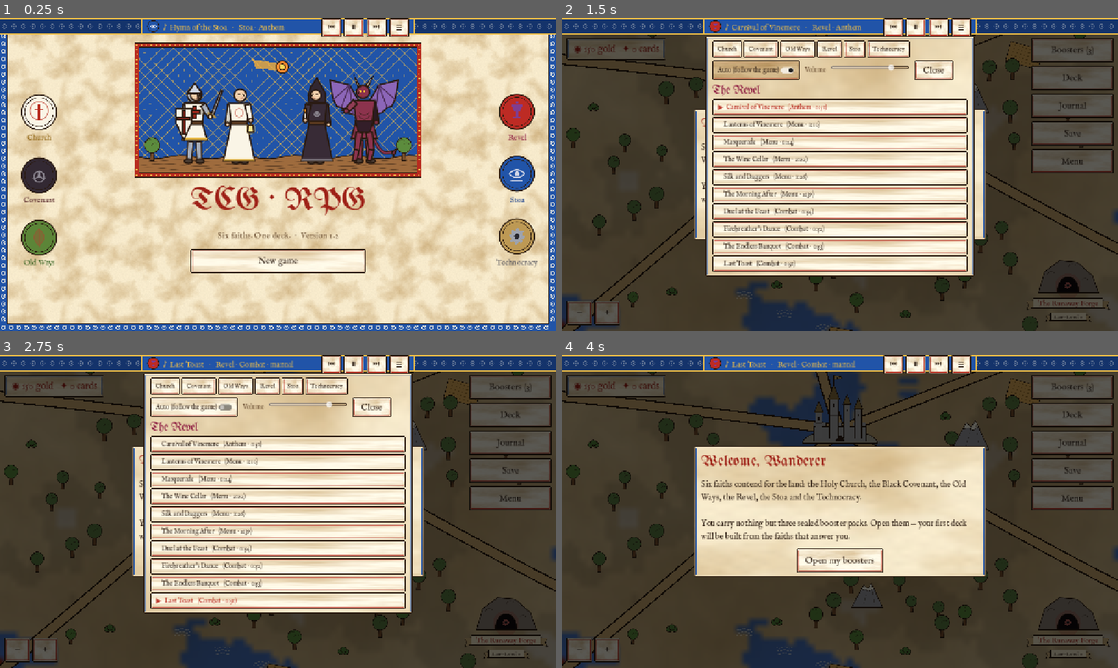
Above: before the commit, frames 1-4 (two rows, left to right).
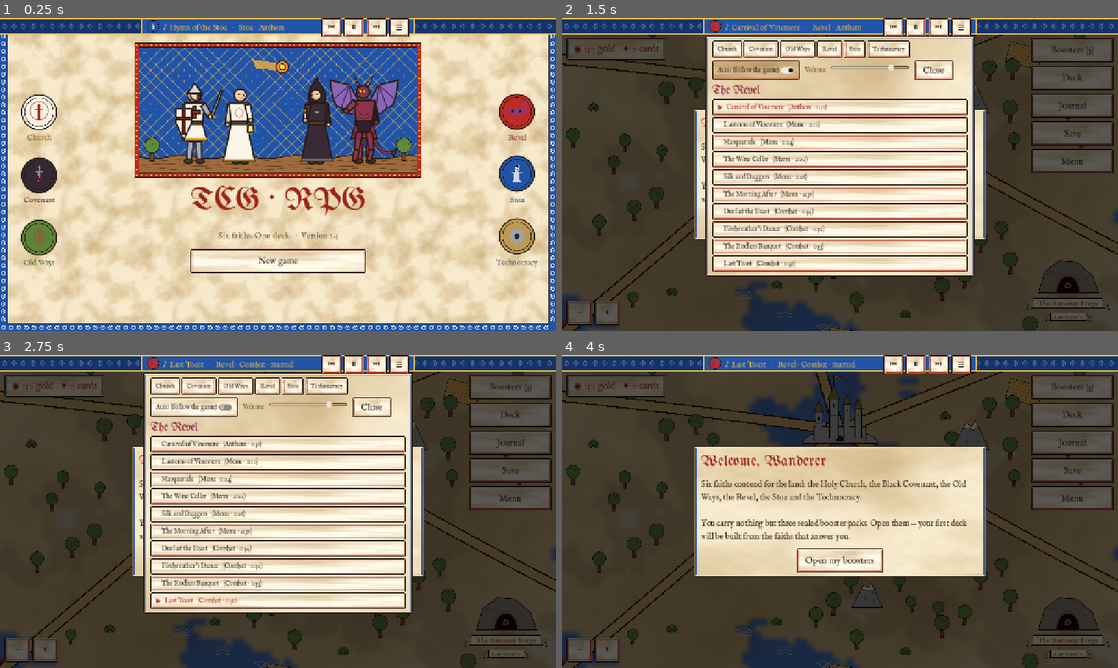
Above: after the commit, the same moments.

Repository: cavaleirobrancopensante/TCG-RPG
Game: Godot game, scene res://scenes/main.tscn
Two runs of this game, one before a commit and one after it. Both use one fixed random seed, a clock stepped at 60 frames per second and the inputs below.
Inputs:
- Up to frame 1 (0.25 s): no input
- Up to frame 2 (1.5 s): click "New game" at 0.5 s; click "♪ Carnival of Vinemere · Reve…" at 1.25 s
- Up to frame 3 (2.75 s): click "The Endless Banquet (Combat ·…" at 2 s
- Up to frame 4 (4 s): click "The Endless Banquet (Combat ·…" at 2.75 s; click "♪ Last Toast · Revel · Combat…" at 3.5 s

The runs differ from the first frame. In frame 1, 0.4% of the frame differs, in the area x 5-95%, y 1-71%; in frame 2, less than 0.1%; in frame 3, less than 0.1%; in frame 4, less than 0.1%.

Commit message:
Version 1.3: new faith sigils
- Black Covenant: bloody dagger, point down
- Revel: masquerade half-mask with ribbons and plume
- Stoa: column with an owl perched on top
- tests/sigils.tscn renders all sigils at every size used in the game

Co-Authored-By: Claude Opus 5.5 <noreply@anthropic.com>
Claude-Session: https://claude.ai/code/session_01HitH66itUkjde1DxHgtaC5

Diff:
--- a/project.godot
+++ b/project.godot
@@ -12,7 +12,7 @@
 
 config/name="TCG-RPG"
 config/description="A card-battle RPG: MTG-style rules, Yu-Gi-Oh!-style summons, open world."
-config/version="1.2"
+config/version="1.3"
 run/main_scene="res://scenes/main.tscn"
 config/features=PackedStringArray("4.7", "GL Compatibility")
 
--- a/scripts/ui/ui_kit.gd
+++ b/scripts/ui/ui_kit.gd
@@ -156,11 +156,20 @@
 			ci.draw_arc(c + Vector2(0, -r * 0.15), r * 0.95, 0, TAU, 40, Color(col, col.a * 0.6), width * 0.7, true)
 			ci.draw_rect(Rect2(c.x - r * 0.12, c.y - r * 0.8, r * 0.24, r * 1.6), col)
 			ci.draw_rect(Rect2(c.x - r * 0.5, c.y - r * 0.38, r * 1.0, r * 0.22), col)
-		"abyss":     # horned circle
-			ci.draw_arc(c + Vector2(0, r * 0.15), r * 0.55, 0, TAU, 32, col, width, true)
-			ci.draw_arc(c + Vector2(-r * 0.55, -r * 0.2), r * 0.55, -PI * 0.15, PI * 0.55, 16, col, width, true)
-			ci.draw_arc(c + Vector2(r * 0.55, -r * 0.2), r * 0.55, PI * 0.45, PI * 1.15, 16, col, width, true)
-			ci.draw_circle(c + Vector2(0, r * 0.15), r * 0.14, col)
+		"abyss":     # bloody dagger, point down
+			var blood := Color(0.55, 0.02, 0.05, col.a)
+			ci.draw_circle(c + Vector2(0, -r * 0.86), r * 0.12, col)                         # pommel
+			ci.draw_rect(Rect2(c.x - r * 0.07, c.y - r * 0.78, r * 0.14, r * 0.34), col)      # grip
+			ci.draw_rect(Rect2(c.x - r * 0.42, c.y - r * 0.46, r * 0.84, r * 0.12), col)      # crossguard
+			ci.draw_colored_polygon(PackedVector2Array([c + Vector2(-r * 0.15, -r * 0.34), c + Vector2(r * 0.15, -r * 0.34),
+				c + Vector2(r * 0.10, r * 0.55), c + Vector2(0, r * 0.85), c + Vector2(-r * 0.10, r * 0.55)]), col)   # blade
+			ci.draw_line(c + Vector2(0, -r * 0.30), c + Vector2(0, r * 0.62), Color(0, 0, 0, col.a * 0.35), maxf(1.0, width * 0.4))
+			# blood running down the blade and dripping from the point
+			ci.draw_colored_polygon(PackedVector2Array([c + Vector2(-r * 0.11, r * 0.30), c + Vector2(r * 0.11, r * 0.30),
+				c + Vector2(r * 0.07, r * 0.58), c + Vector2(0, r * 0.85), c + Vector2(-r * 0.07, r * 0.58)]), blood)
+			ci.draw_line(c + Vector2(-r * 0.06, r * 0.05), c + Vector2(-r * 0.06, r * 0.32), blood, maxf(1.0, width * 0.6))
+			ci.draw_circle(c + Vector2(0, r * 1.0), r * 0.08, blood)
+			ci.draw_circle(c + Vector2(0, r * 0.94), r * 0.05, blood)
 		"wild":      # leaf with vein
 			var pts := PackedVector2Array()
 			for i in 21:
@@ -174,19 +183,58 @@
 			ci.draw_colored_polygon(pts, Color(col, col.a * 0.55))
 			ci.draw_polyline(pts + PackedVector2Array([pts[0]]), col, width * 0.6, true)
 			ci.draw_line(c + Vector2(0, -r * 0.8), c + Vector2(0, r * 0.95), col, width * 0.7, true)
-		"revel":     # chalice
-			var cup := PackedVector2Array([
-				c + Vector2(-r * 0.6, -r * 0.7), c + Vector2(r * 0.6, -r * 0.7),
-				c + Vector2(r * 0.35, -r * 0.1), c + Vector2(-r * 0.35, -r * 0.1)])
-			ci.draw_colored_polygon(cup, col)
-			ci.draw_rect(Rect2(c.x - r * 0.08, c.y - r * 0.1, r * 0.16, r * 0.6), col)
-			ci.draw_rect(Rect2(c.x - r * 0.4, c.y + r * 0.5, r * 0.8, r * 0.16), col)
-			ci.draw_circle(c + Vector2(0, -r * 0.95), r * 0.12, col)
-		"lyceum":    # eye of reason
-			ci.draw_arc(c + Vector2(0, r * 0.55), r * 0.95, PI * 1.2, PI * 1.8, 20, col, width, true)
-			ci.draw_arc(c + Vector2(0, -r * 0.55), r * 0.95, PI * 0.2, PI * 0.8, 20, col, width, true)
-			ci.draw_circle(c, r * 0.24, col)
-			ci.draw_line(c + Vector2(-r * 0.6, r * 0.75), c + Vector2(r * 0.6, r * 0.75), col, width * 0.6, true)
+		"revel":     # masquerade half-mask with ribbons and a plume
+			var dark := Color(0.10, 0.06, 0.04, col.a)
+			var mask := PackedVector2Array([
+				c + Vector2(-r * 0.95, -r * 0.42), c + Vector2(-r * 0.45, -r * 0.30), c + Vector2(0, -r * 0.36),
+				c + Vector2(r * 0.45, -r * 0.30), c + Vector2(r * 0.95, -r * 0.42), c + Vector2(r * 0.80, r * 0.05),
+				c + Vector2(r * 0.45, r * 0.28), c + Vector2(r * 0.12, r * 0.22), c + Vector2(0, r * 0.05),
+				c + Vector2(-r * 0.12, r * 0.22), c + Vector2(-r * 0.45, r * 0.28), c + Vector2(-r * 0.80, r * 0.05)])
+			ci.draw_colored_polygon(mask, col)
+			for sgn in [-1.0, 1.0]:
+				var e := c + Vector2(sgn * r * 0.42, -r * 0.05)
+				ci.draw_colored_polygon(PackedVector2Array([e + Vector2(-r * 0.24, 0), e + Vector2(0, -r * 0.12),
+					e + Vector2(r * 0.24, 0), e + Vector2(0, r * 0.10)]), dark)
+				# ribbons fluttering outward from the ties
+				var rb := PackedVector2Array()
+				for k in 7:
+					var t := k / 6.0
+					rb.append(c + Vector2(sgn * r * (0.88 + 0.22 * t), -r * 0.18 + r * 0.42 * t + sin(t * 5.0) * r * 0.06))
+				ci.draw_polyline(rb, col, maxf(1.0, width * 0.6), true)
+			# plume rising from one corner
+			var pl := PackedVector2Array()
+			for k in 9:
+				var t := k / 8.0
+				pl.append(c + Vector2(r * (0.70 + 0.10 * sin(t * 3.0)), -r * (0.42 + 0.55 * t)))
+			ci.draw_polyline(pl, col, maxf(1.0, width * 0.9), true)
+			ci.draw_colored_polygon(PackedVector2Array([c + Vector2(r * 0.72, -r * 0.55), c + Vector2(r * 1.0, -r * 0.85),
+				c + Vector2(r * 0.86, -r * 1.0), c + Vector2(r * 0.66, -r * 0.80)]), col)
+		"lyceum":    # a column with an owl perched on top
+			var dark := Color(0.10, 0.06, 0.04, col.a)
+			ci.draw_rect(Rect2(c.x - r * 0.50, c.y + r * 0.78, r * 1.0, r * 0.14), col)     # base
+			ci.draw_rect(Rect2(c.x - r * 0.40, c.y + r * 0.68, r * 0.80, r * 0.10), col)
+			ci.draw_rect(Rect2(c.x - r * 0.28, c.y - r * 0.02, r * 0.56, r * 0.70), col)    # shaft
+			for k in [-0.12, 0.0, 0.12]:
+				ci.draw_line(c + Vector2(r * k, r * 0.04), c + Vector2(r * k, r * 0.64), Color(0, 0, 0, col.a * 0.35), maxf(1.0, width * 0.35))
+			ci.draw_rect(Rect2(c.x - r * 0.50, c.y - r * 0.16, r * 1.0, r * 0.14), col)     # capital
+			ci.draw_circle(c + Vector2(-r * 0.46, -r * 0.08), r * 0.09, col)                  # volutes
+			ci.draw_circle(c + Vector2(r * 0.46, -r * 0.08), r * 0.09, col)
+			# the owl
+			# body: a tall egg, folded wings marked by two curves
+			ci.draw_colored_polygon(Tapestry.ellipse(c + Vector2(0, -r * 0.44), r * 0.24, r * 0.32, 18), col)
+			ci.draw_arc(c + Vector2(-r * 0.30, -r * 0.42), r * 0.22, -PI * 0.25, PI * 0.35, 8, Color(0, 0, 0, col.a * 0.35), maxf(1.0, width * 0.4), true)
+			ci.draw_arc(c + Vector2(r * 0.30, -r * 0.42), r * 0.22, PI * 0.65, PI * 1.25, 8, Color(0, 0, 0, col.a * 0.35), maxf(1.0, width * 0.4), true)
+			# head: broad and flat with small ear tufts
+			ci.draw_colored_polygon(PackedVector2Array([c + Vector2(-r * 0.24, -r * 0.62), c + Vector2(-r * 0.24, -r * 0.84),
+				c + Vector2(-r * 0.17, -r * 0.94), c + Vector2(-r * 0.10, -r * 0.86), c + Vector2(r * 0.10, -r * 0.86),
+				c + Vector2(r * 0.17, -r * 0.94), c + Vector2(r * 0.24, -r * 0.84), c + Vector2(r * 0.24, -r * 0.62)]), col)
+			for sgn in [-1.0, 1.0]:
+				ci.draw_circle(c + Vector2(sgn * r * 0.10, -r * 0.74), r * 0.085, dark)
+				ci.draw_circle(c + Vector2(sgn * r * 0.10, -r * 0.74), r * 0.035, col)
+			ci.draw_colored_polygon(PackedVector2Array([c + Vector2(-r * 0.04, -r * 0.67), c + Vector2(r * 0.04, -r * 0.67), c + Vector2(0, -r * 0.58)]), dark)
+			# talons gripping the capital
+			for x in [-0.08, 0.08]:
+				ci.draw_line(c + Vector2(r * x, -r * 0.14), c + Vector2(r * x, -r * 0.20), dark, maxf(1.0, width * 0.4))
 		_:           # machine: cog
 			var teeth := 8
 			var pts := PackedVector2Array()
--- /dev/null
+++ b/tests/sigils.gd
@@ -0,0 +1,26 @@
+extends Control
+## Renders the six faith sigils at several sizes to user://shots/sigils.png
+
+func _ready() -> void:
+	await RenderingServer.frame_post_draw
+	await RenderingServer.frame_post_draw
+	get_viewport().get_texture().get_image().save_png(OS.get_user_data_dir() + "/shots/sigils.png")
+	get_tree().quit()
+
+
+func _draw() -> void:
+	Tapestry.draw_parchment(self, Rect2(0, 0, 1280, 720))
+	for i in Factions.ORDER.size():
+		var f: String = Factions.ORDER[i]
+		var x := 110 + i * 210
+		# big, on parchment in ink
+		UIKit.draw_sigil(self, f, Vector2(x, 170), 80, Tapestry.INK, 5)
+		# roundel as used on menus and the card back
+		Tapestry.ink_circle(self, Vector2(x, 380), 44, Tapestry.colors(f)[0] if f != "sanctum" else Tapestry.WHITE, 2.5)
+		UIKit.draw_sigil(self, f, Vector2(x, 380), 26, Tapestry.colors(f)[1] if f != "sanctum" else Tapestry.VERMILION, 3)
+		# small, like a mana pip
+		Tapestry.ink_circle(self, Vector2(x - 40, 520), 13, Tapestry.colors(f)[0] if f != "sanctum" else Tapestry.GILT, 1.5)
+		UIKit.draw_sigil(self, f, Vector2(x - 40, 520), 8, Tapestry.WHITE if f in ["abyss", "revel", "lyceum", "wild"] else Tapestry.INK, 1.5)
+		# gold on dark, like the battlefield watermark
+		draw_rect(Rect2(x - 50, 580, 100, 100), Tapestry.ULTRA_DARK)
+		UIKit.draw_sigil(self, f, Vector2(x, 630), 38, Tapestry.GILT, 3)
--- /dev/null
+++ b/tests/sigils.tscn
@@ -0,0 +1,10 @@
+[gd_scene load_steps=2 format=3]
+
+[ext_resource type="Script" path="res://tests/sigils.gd" id="1"]
+
+[node name="Sigils" type="Control"]
+layout_mode = 3
+anchors_preset = 15
+anchor_right = 1.0
+anchor_bottom = 1.0
+script = ExtResource("1")
Not shown, changed: README.md
